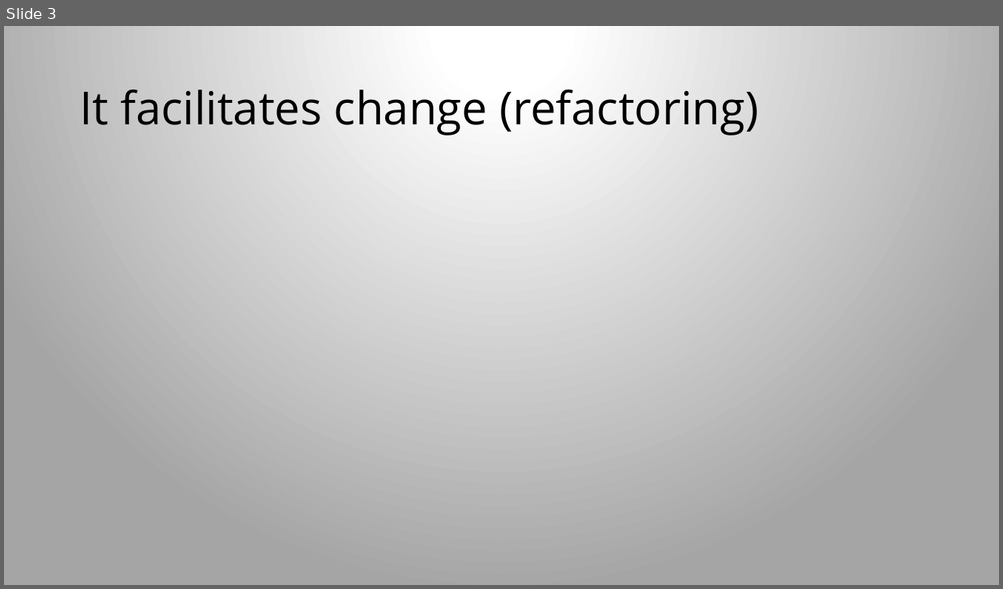
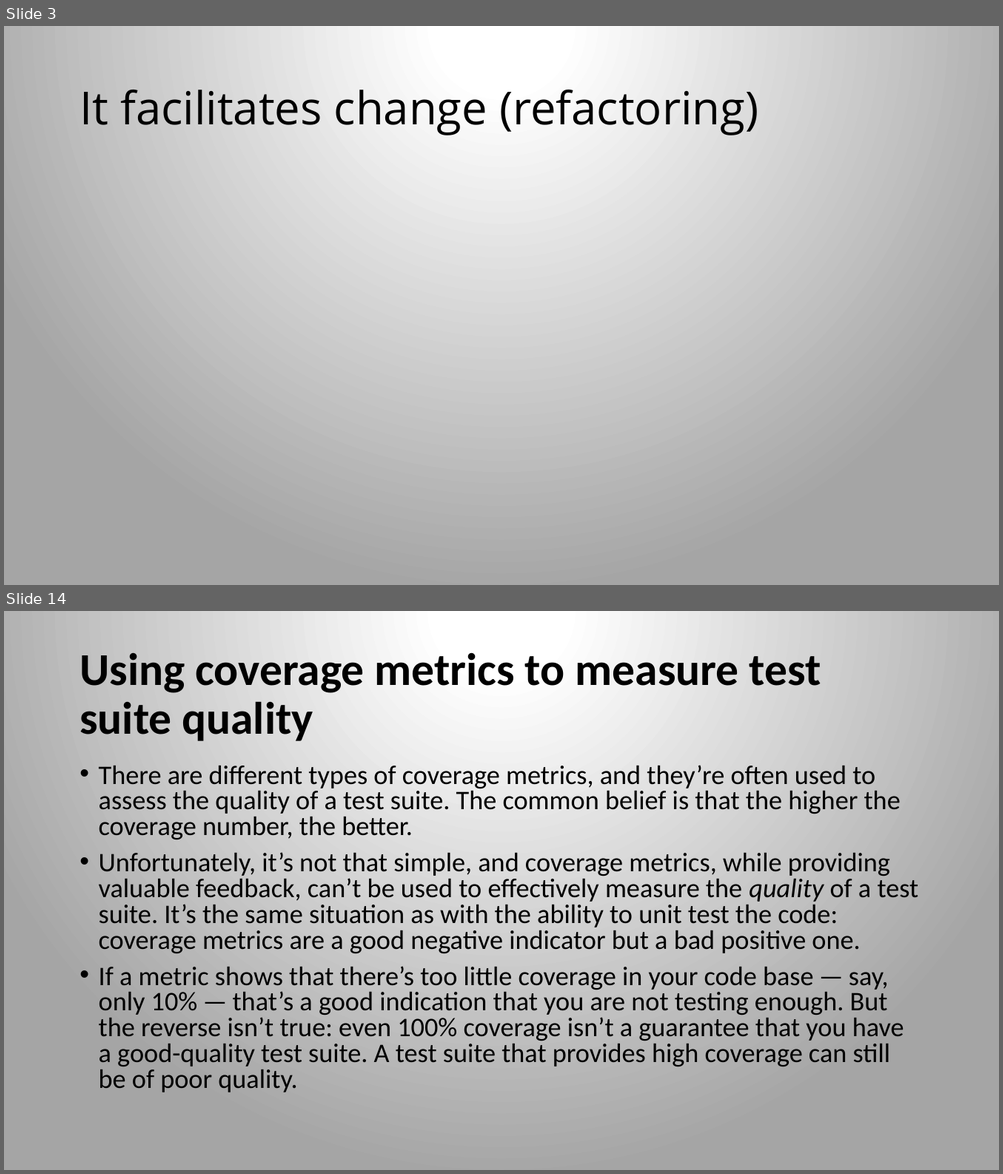
Before and after one commit to iancubogdan/deep-dive-learning-series, a slide deck: presentations/testing presentation.pptx. Shown one above the other, each under a label of ours: slide 3 before the commit, slides 3 and 14 after it; the slides between them are not shown. The pictures are 1003x589 and 1003x1174 pixels, drawn with LibreOffice and Linux fonts; fonts in the diff are those of the drawing. Boxes give left, top, right and bottom in pixels: in the first picture for what was removed or moved away, otherwise in the second. Text is boxed around its words. In the diff, an @@ line names an element or a change of style, - is before the commit and + after.

```diff
--- a/presentations/testing presentation.pptx
+++ b/presentations/testing presentation.pptx
@@ slide 14 added at <box>4,611,999,1170</box>, background gradient #FFFFFF to #A5A5A5 @@
@@ title added at <box>79,652,821,741</box>, 44 pt, text #000000, bold @@
+Using coverage metrics to measure test suite quality
@@ text added at <box>99,765,919,1093</box>, 25.9 pt, text #000000 @@
+• There are different types of coverage metrics, and they’re often used to assess the quality of a test suite. The common belief is that the higher the coverage number, the better.
+• Unfortunately, it’s not that simple, and coverage metrics, while providing valuable feedback, can’t be used to effectively measure the quality of a test suite. It’s the same situation as with the ability to unit test the code: coverage metrics are a good negative indicator but a bad positive one.
+• If a metric shows that there’s too little coverage in your code base — say, only 10% — that’s a good indication that you are not testing enough. But the reverse isn’t true: even 100% coverage isn’t a guarantee that you have a good-quality test suite. A test suite that provides high coverage can still be of poor quality.
```
Also in this commit, not shown: 1 slide changed, 19 other slides added.
